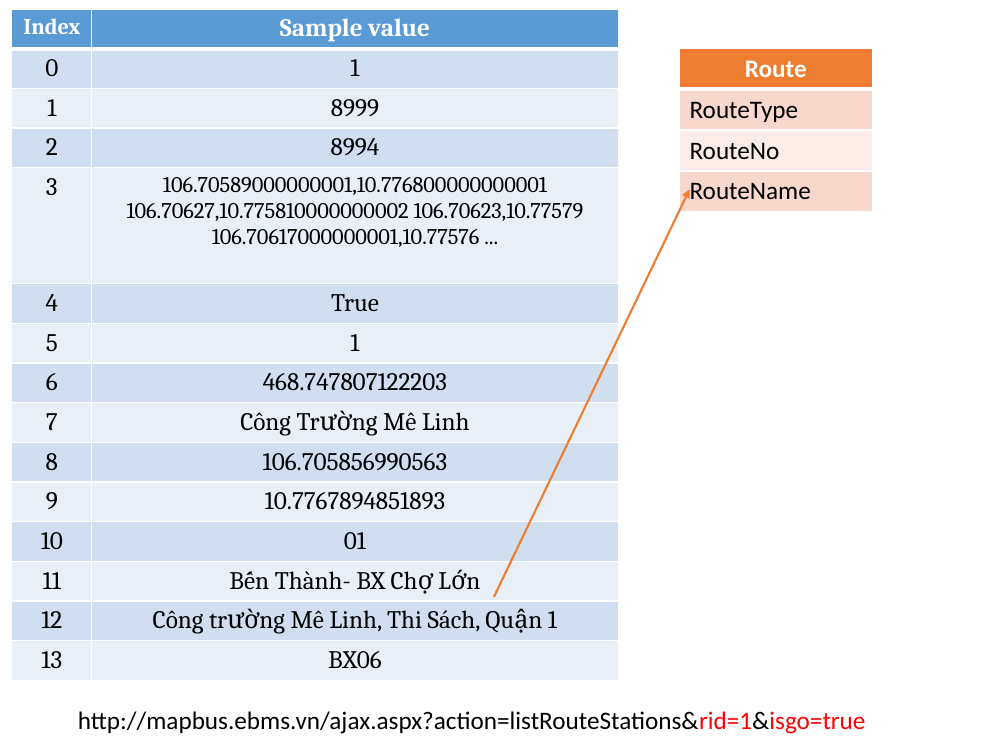
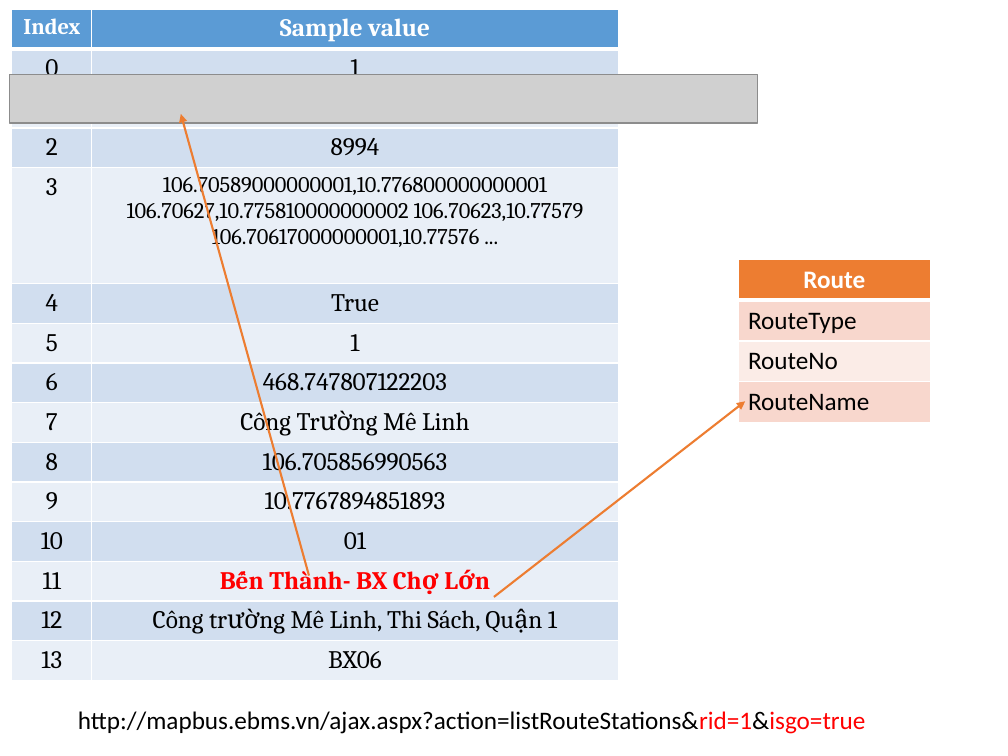
Before and after one commit to hqt/street-router, a slide deck: slide 9 of Document/presentation/parse.pptx (slide 7 before the commit). Drawn at 1008x756 pixels with LibreOffice and Linux fonts; fonts in the diff are those of the drawing; grey boxes stand for pictures. Boxes give left, top, right and bottom in pixels: in the first picture for what was removed or moved away, otherwise in the second. Text is boxed around its words. In the diff, an @@ line names an element or a change of style, - is before the commit and + after.

```diff
--- a/Document/presentation/parse.pptx
+++ b/Document/presentation/parse.pptx
@@ table at (x1=12, y1=9, x2=619, y2=691) @@
@@ text colour #000000 to #FF0000, bold on in "Bến Thành- BX Chợ Lớn" @@
@@ picture added at (x1=9, y1=75, x2=757, y2=124) @@
@@ arrow added from (309, 576) to (180, 114), #ED7D31 1.5 pt @@
@@ table moved from (x1=679, y1=48, x2=872, y2=213) to (x1=738, y1=259, x2=930, y2=423) @@
@@ arrow moved from (494, 597) - (689, 190) to (494, 597) - (745, 401) @@
```
Also in this commit, not shown: 15 other slides changed, 4 slides added.
